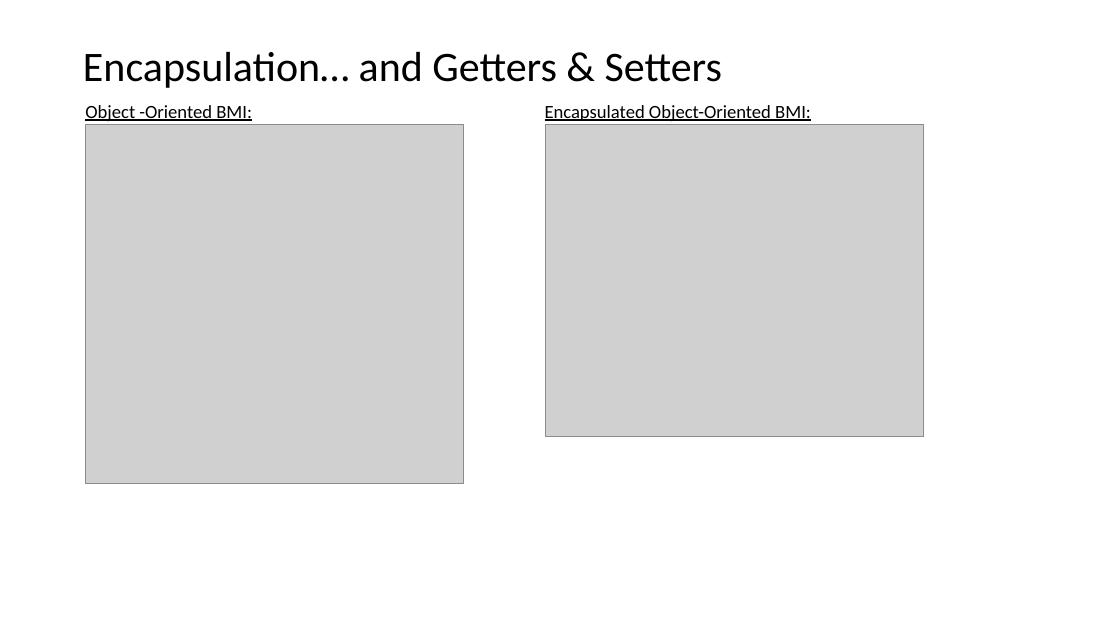
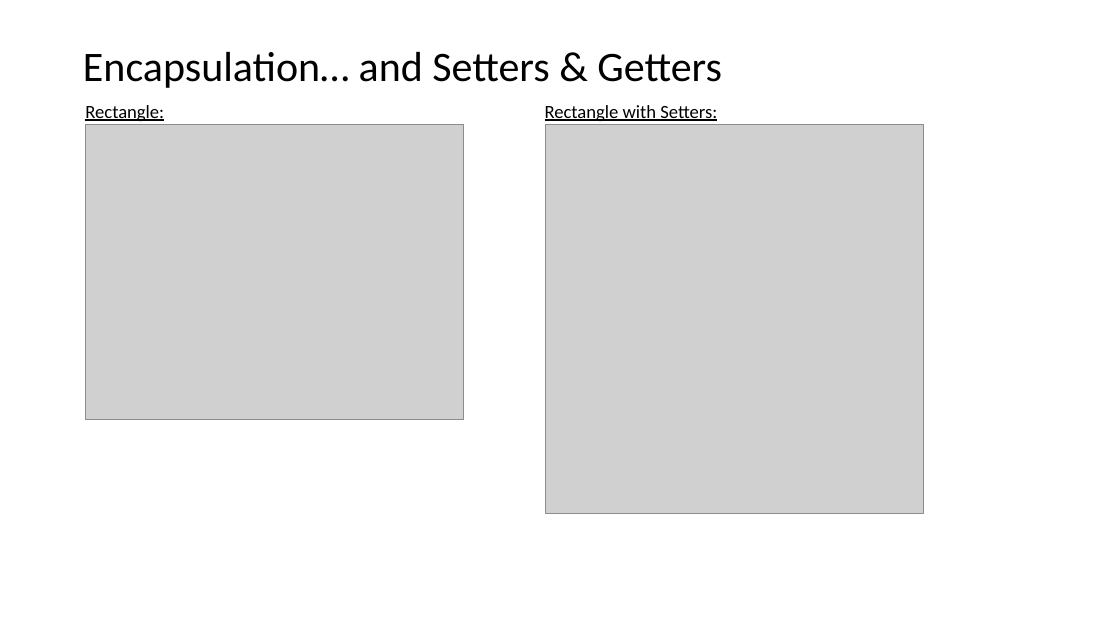
Before and after one commit to EricJPogue/www-epogue-info, a slide deck: slide 33 of CPSC-24500/Week01/2016SpringW01SlidesLecture.pptx. Drawn at 1120x630 pixels with LibreOffice and Linux fonts; fonts in the diff are those of the drawing; grey boxes stand for pictures. Boxes give left, top, right and bottom in pixels: in the first picture for what was removed or moved away, otherwise in the second. Text is boxed around its words. In the diff, an @@ line names an element or a change of style, - is before the commit and + after.

```diff
--- a/CPSC-24500/Week01/2016SpringW01SlidesLecture.pptx
+++ b/CPSC-24500/Week01/2016SpringW01SlidesLecture.pptx
@@ title at [83,52,722,88]: text changed @@
-Encapsulation… and Getters & Setters
+Encapsulation… and Setters & Getters
@@ text at [85,105,164,121]: text changed @@
-Object -Oriented BMI:
+Rectangle:
@@ text at [545,105,717,122]: text changed @@
-Encapsulated Object-Oriented BMI:
+Rectangle with Setters:
@@ picture: place and size @@
-picture at [86,124,464,483]
+picture at [86,124,464,420]
@@ picture: place and size @@
-picture at [545,124,923,436]
+picture at [545,124,923,513]
```
Also in this commit, not shown: 1 other slide changed, 1 slide added, 1 other file.
